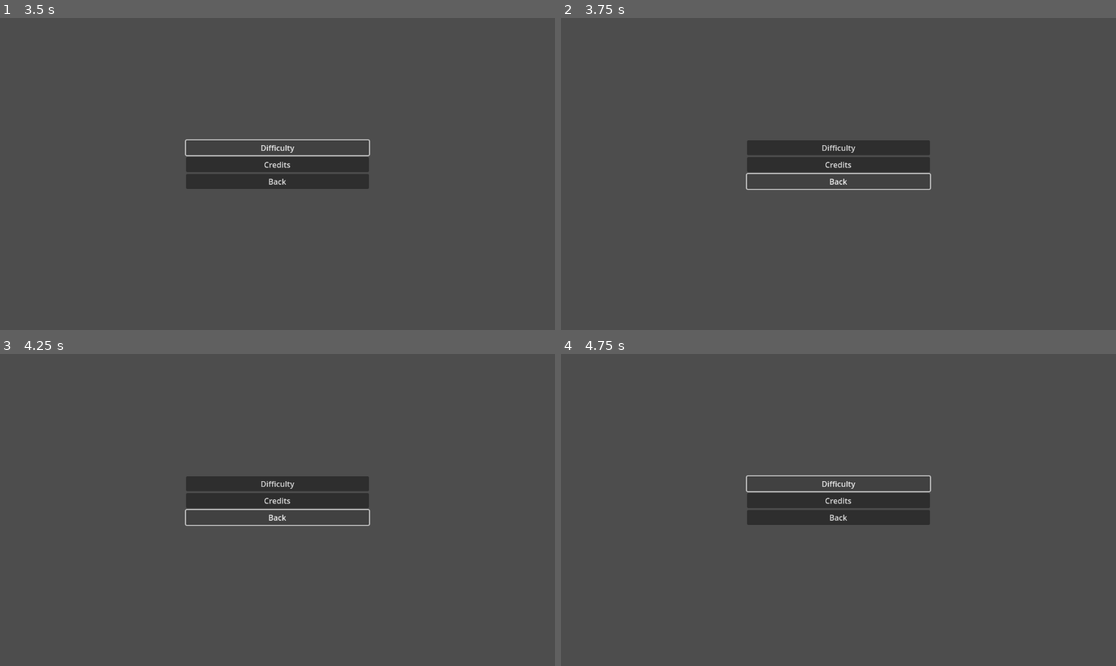
Above: before the commit, frames 1-4 (two rows, left to right).
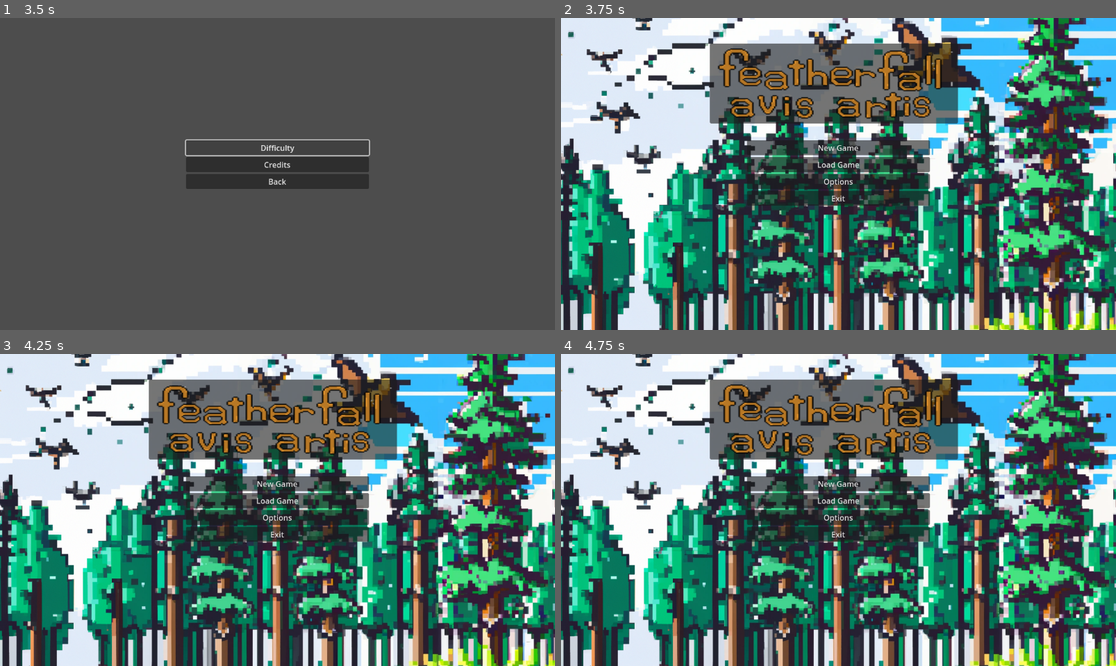
Above: after the commit, the same moments.

Repository: ROTBOW/featherfall
Game: Godot game, scene res://scenes/main_menu.tscn
Two runs of this game, one before a commit and one after it. Both use one fixed random seed, a clock stepped at 60 frames per second and the inputs below.
Inputs (mouse positions are in pixels of both pictures, inside the frame that each line leads up to):
- Up to frame 1 (3.5 s): click "Options" at 0.5 s; click "Difficulty" at 1.25 s; click "Difficulty" at 2 s; click "Difficulty" at 2.75 s
- Up to frame 2 (3.75 s): click "Back" at 3.5 s
- Up to frame 3 (4.25 s): no input
- Up to frame 4 (4.75 s): click (838, 485) at 4.25 s, where only the run after the commit has a clickable "New Game"

Frame 1 is identical in both runs. In frame 2, 97% of the frame differs, in the area x 0-100%, y 0-100%; in frame 3, 97%; in frame 4, 96%.

Commit message:
ROT-25 updated script attachments

Diff:
--- a/scenes/options_menu.tscn
+++ b/scenes/options_menu.tscn
@@ -1,6 +1,6 @@
 [gd_scene load_steps=2 format=3 uid="uid://bas6v2b0ucetv"]
 
-[ext_resource type="Script" path="res://scripts/OptionsMenu.gd" id="1_jotrv"]
+[ext_resource type="Script" path="res://scripts/options_menu.gd" id="1_dut8k"]
 
 [node name="OptionsMenu" type="Control"]
 layout_mode = 3
@@ -9,7 +9,7 @@
 anchor_bottom = 1.0
 grow_horizontal = 2
 grow_vertical = 2
-script = ExtResource("1_jotrv")
+script = ExtResource("1_dut8k")
 
 [node name="MarginContainer" type="MarginContainer" parent="."]
 layout_mode = 1
@@ -31,14 +31,17 @@
 [node name="Difficulty" type="Button" parent="MarginContainer/VBoxContainer"]
 layout_mode = 2
 text = "Difficulty"
+script = ExtResource("1_dut8k")
 
 [node name="Credits" type="Button" parent="MarginContainer/VBoxContainer"]
 layout_mode = 2
 text = "Credits"
+script = ExtResource("1_dut8k")
 
 [node name="Back" type="Button" parent="MarginContainer/VBoxContainer"]
 layout_mode = 2
 text = "Back"
+script = ExtResource("1_dut8k")
 
 [connection signal="pressed" from="MarginContainer/VBoxContainer/Difficulty" to="." method="_on_difficulty_pressed"]
 [connection signal="pressed" from="MarginContainer/VBoxContainer/Credits" to="." method="_on_credits_pressed"]
